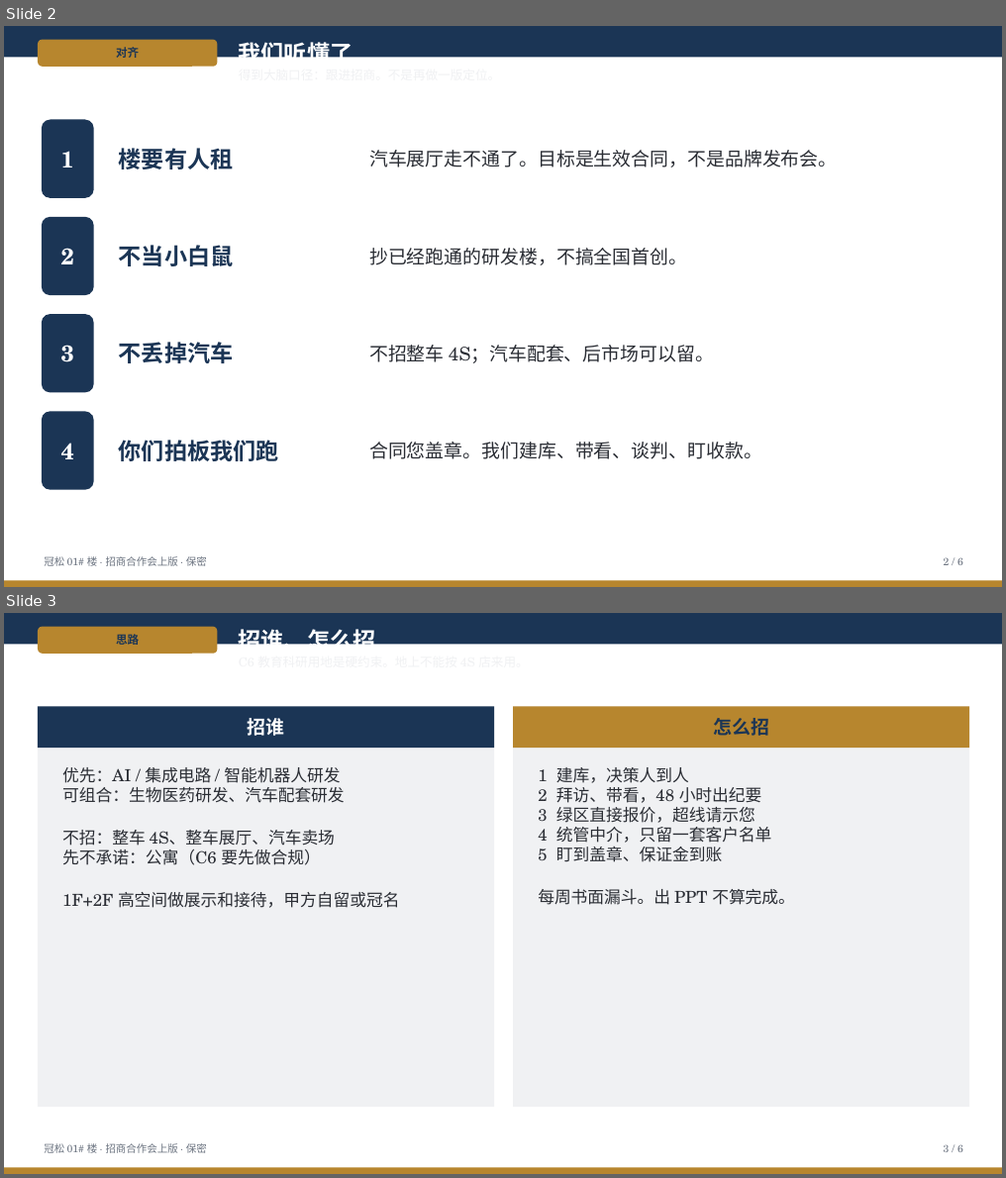
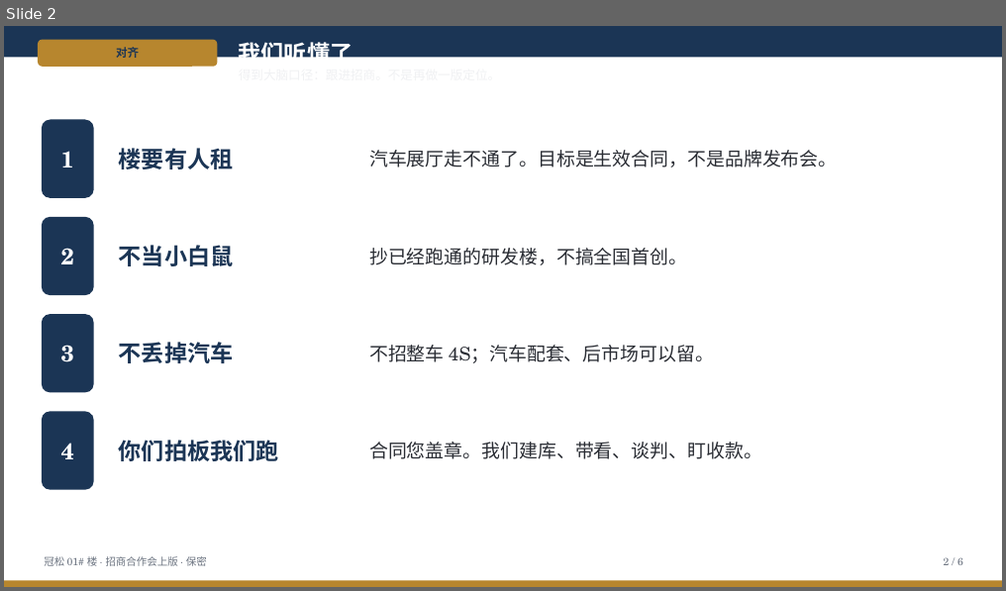
Before and after one commit to hujigang2010-maker/AIDEN, a slide deck: docs/advisory/deck/冠松01楼-招商合作-会上版.pptx. Shown one above the other, each under a label of ours: slides 2 and 3 before the commit, slide 2 after it. The pictures are 1006x1178 and 1006x591 pixels, drawn with LibreOffice and Linux fonts; fonts in the diff are those of the drawing. Boxes give left, top, right and bottom in pixels: in the first picture for what was removed or moved away, otherwise in the second. Text is boxed around its words. In the diff, an @@ line names an element or a change of style, - is before the commit and + after.

```diff
--- a/docs/advisory/deck/冠松01楼-招商合作-会上版.pptx
+++ b/docs/advisory/deck/冠松01楼-招商合作-会上版.pptx
@@ slide 3 removed at (4, 613, 1002, 1174), background #FFFFFF @@
@@ rectangle removed at (4, 613, 1002, 645) @@
@@ rounded rectangle removed at (38, 627, 218, 654) @@
-思路
@@ text removed at (239, 626, 375, 655) @@
-招谁、怎么招
@@ rectangle removed at (38, 707, 494, 1107) @@
@@ rectangle removed at (38, 707, 494, 748) @@
@@ text removed at (248, 718, 285, 736) @@
-招谁
@@ rectangle removed at (513, 707, 969, 1107) @@
@@ rectangle removed at (513, 707, 969, 748) @@
@@ text removed at (713, 718, 769, 736) @@
-怎么招
@@ text removed at (62, 767, 400, 908) @@
-优先：AI / 集成电路 / 智能机器人研发
-可组合：生物医药研发、汽车配套研发
-不招：整车 4S、整车展厅、汽车卖场
-先不承诺：公寓（C6 要先做合规）
-1F+2F 高空间做展示和接待，甲方自留或冠名
@@ text removed at (538, 767, 795, 905) @@
-1 建库，决策人到人
-2 拜访、带看，48 小时出纪要
-3 绿区直接报价，超线请示您
-4 统管中介，只留一套客户名单
-5 盯到盖章、保证金到账
-每周书面漏斗。出 PPT 不算完成。
@@ text removed at (44, 1144, 207, 1154) @@
-冠松 01# 楼 · 招商合作会上版 · 保密
@@ text removed at (944, 1145, 963, 1153) @@
-3 / 6
@@ rectangle removed at (4, 1167, 1002, 1174) @@
```
Also in this commit, not shown: 4 slides changed, 1 slide added, 11 other files.
